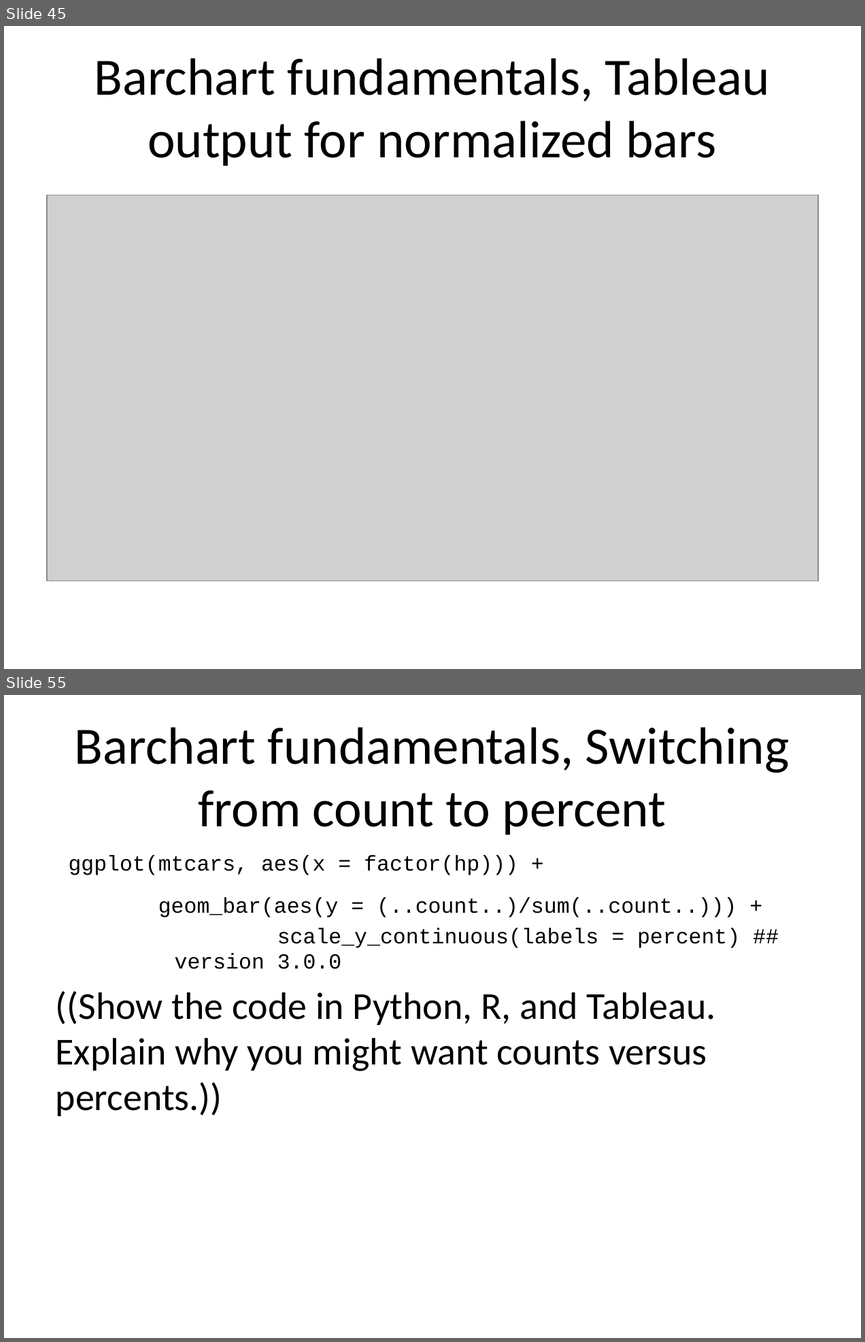
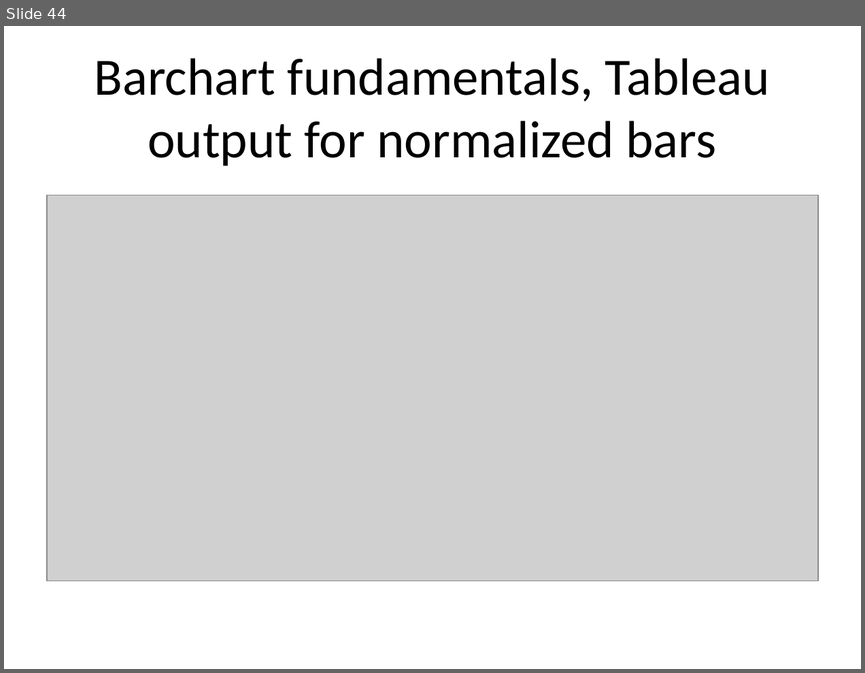
Before and after one commit to pmean/data-visualization, a slide deck: data-viz-02/component/fundamentals.pptx. Shown one above the other, each under a label of ours: slides 45 and 55 before the commit, slide 44 after it; the slides between them are not shown. The pictures are 865x1342 and 865x673 pixels, drawn with LibreOffice and Linux fonts; fonts in the diff are those of the drawing; grey boxes stand for pictures. Boxes give left, top, right and bottom in pixels: in the first picture for what was removed or moved away, otherwise in the second. Text is boxed around its words. In the diff, an @@ line names an element or a change of style, - is before the commit and + after.

```diff
--- a/data-viz-02/component/fundamentals.pptx
+++ b/data-viz-02/component/fundamentals.pptx
@@ slide 55 removed at bbox=[4, 695, 861, 1338], background #FFFFFF @@
@@ title removed at bbox=[75, 727, 789, 835] @@
-Barchart fundamentals, Switching from count to percent
@@ text removed at bbox=[56, 855, 740, 1116] @@
-ggplot(mtcars, aes(x = factor(hp))) +
-geom_bar(aes(y = (..count..)/sum(..count..))) +
-scale_y_continuous(labels = percent) ## version 3.0.0
-((Show the code in Python, R, and Tableau. Explain why you might want counts versus percents.))
@@ what was slide 45 is now slide 44 @@
```
Also in this commit, not shown: 8 slides changed, 6 slides added, 11 other slides removed, 16 other files.
